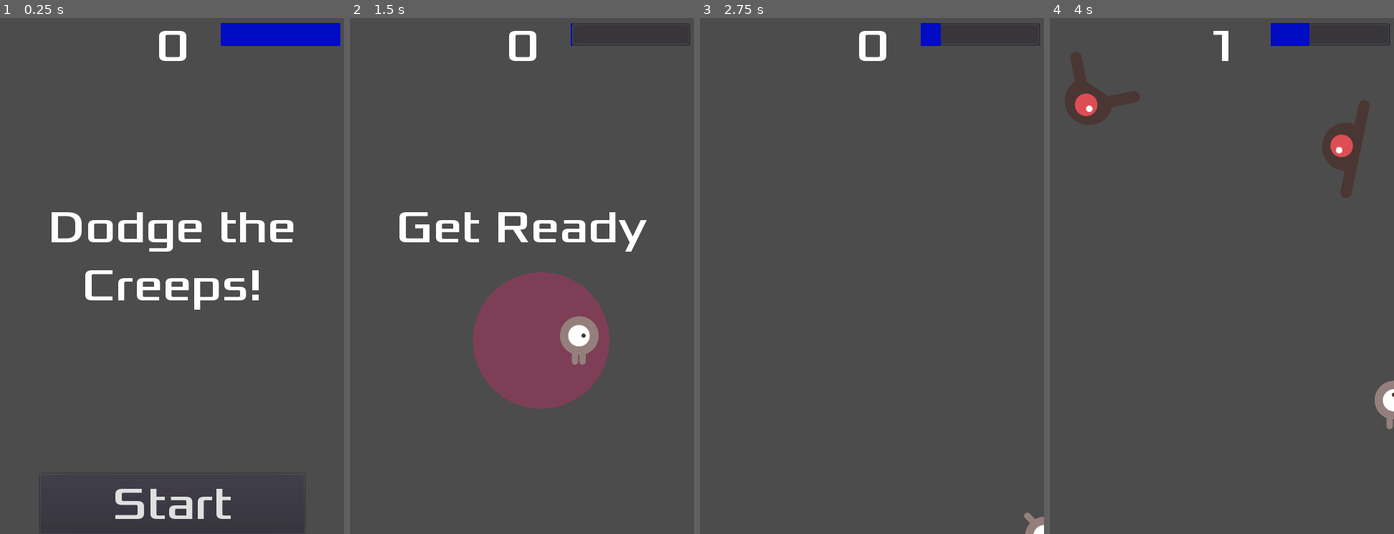
Above: before the commit, frames 1-4 (left to right).
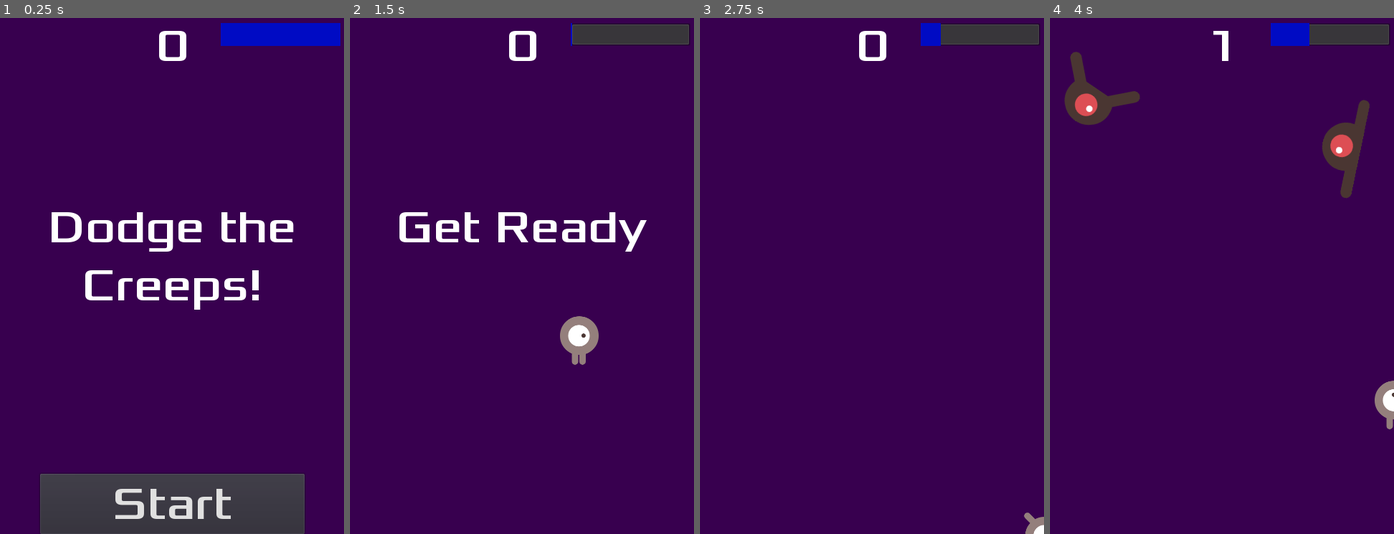
Above: after the commit, the same moments.

Repository: arthurljones/godot_dodge
Game: Godot game, scene res://Main.tscn
Two runs of this game, one before a commit and one after it. Both use one fixed random seed, a clock stepped at 60 frames per second and the inputs below.
Inputs:
- Up to frame 1 (0.25 s): no input
- Up to frame 2 (1.5 s): click "Start" at 0.5 s; tap Enter at 1.25 s; hold Right (move_right) from 1.28 s (still down); tap Space (special) at 1.35 s
- Up to frame 3 (2.75 s): release Right (move_right) at 2.03 s; hold Down (move_down) from 2.03 s (still down); tap Space (special) at 2.1 s
- Up to frame 4 (4 s): release Down (move_down) at 2.78 s; hold Right (move_right) 2.78-3.53 s; tap Space (special) at 2.85, 3.6 s; hold Up (move_up) from 3.53 s (still down)

The runs differ from the first frame. In frame 1, 87% of the frame differs, in the area x 0-100%, y 0-100%; in frame 2, 96%; in frame 3, 98%; in frame 4, 96%.

Commit message:
Finishing touches from tutorial

Diff:
--- a/Hud.gd
+++ b/Hud.gd
@@ -1,20 +1,18 @@
 extends CanvasLayer
 
 signal start_game
-
-# Declare member variables here. Examples:
-# var a = 2
-# var b = "text"
-
 
 # Called when the node enters the scene tree for the first time.
 func _ready():
 	pass # Replace with function body.
 
-
 # Called every frame. 'delta' is the elapsed time since the previous frame.
 #func _process(delta):
 #	pass
+
+func setup():
+	show_message("Dodge the Creeps!")
+	$StartButton.show()
 
 func show_message(text):
     $Message.text = text
--- a/Hud.tscn
+++ b/Hud.tscn
@@ -6,6 +6,12 @@
 [sub_resource type="DynamicFont" id=1]
 size = 64
 font_data = ExtResource( 1 )
+
+[sub_resource type="InputEventAction" id=3]
+action = "special"
+
+[sub_resource type="ShortCut" id=4]
+shortcut = SubResource( 3 )
 
 [sub_resource type="StyleBoxFlat" id=2]
 bg_color = Color( 0, 0.0431373, 0.768627, 1 )
@@ -46,6 +52,7 @@
 margin_top = -84.0
 margin_right = 184.5
 custom_fonts/font = SubResource( 1 )
+shortcut = SubResource( 4 )
 text = "Start"
 
 [node name="MessageTimer" type="Timer" parent="."]
--- a/Main.gd
+++ b/Main.gd
@@ -1,28 +1,35 @@
 extends Node
 
-export (PackedScene) var mob_scene
+export var mob_scene: PackedScene
 var score
 
 # Called when the node enters the scene tree for the first time.
 func _ready():
 	randomize()
+	setup()
 
 # Called every frame. 'delta' is the elapsed time since the previous frame.
 func _process(delta):
 	$HUD.update_special_charge($Player.special_charge)
 
-func game_over():
-	$HUD.show_game_over()
-
-	$ScoreTimer.stop()
-	$MobTimer.stop()
+func setup():
+	set_score(0)
+	get_tree().call_group("mobs", "queue_free")
+	$HUD.setup()
 
 func new_game():
-	set_score(0)
 	$Player.start($StartPosition.position)
 	$StartTimer.start()
 	$HUD.show_message("Get Ready")
-	get_tree().call_group("mobs", "queue_free")
+	$Music.play()
+
+func game_over():
+	$HUD.show_game_over()
+	$Music.stop()
+	$DeathSound.play()
+	$ScoreTimer.stop()
+	$MobTimer.stop()
+	$ResetTimer.start()
 
 func _on_MobTimer_timeout():
 	# Create a new instance of the Mob scene.
@@ -59,3 +66,6 @@
 func set_score(new_score):
 	score = new_score
 	$HUD.update_score(score)
+
+func _on_ResetTimer_timeout():
+	setup()
--- a/Main.tscn
+++ b/Main.tscn
@@ -1,9 +1,11 @@
-[gd_scene load_steps=6 format=2]
+[gd_scene load_steps=8 format=2]
 
 [ext_resource path="res://Main.gd" type="Script" id=1]
 [ext_resource path="res://Mob.tscn" type="PackedScene" id=2]
 [ext_resource path="res://Player.tscn" type="PackedScene" id=3]
 [ext_resource path="res://Hud.tscn" type="PackedScene" id=4]
+[ext_resource path="res://art/House In a Forest Loop.ogg" type="AudioStream" id=5]
+[ext_resource path="res://art/gameover.wav" type="AudioStream" id=6]
 
 [sub_resource type="Curve2D" id=1]
 _data = {
@@ -14,6 +16,11 @@
 script = ExtResource( 1 )
 mob_scene = ExtResource( 2 )
 
+[node name="ColorRect" type="ColorRect" parent="."]
+anchor_right = 1.0
+anchor_bottom = 1.0
+color = Color( 0.219608, 0, 0.309804, 1 )
+
 [node name="Player" parent="." instance=ExtResource( 3 )]
 
 [node name="MobTimer" type="Timer" parent="."]
@@ -22,6 +29,10 @@
 [node name="ScoreTimer" type="Timer" parent="."]
 
 [node name="StartTimer" type="Timer" parent="."]
+wait_time = 2.0
+one_shot = true
+
+[node name="ResetTimer" type="Timer" parent="."]
 wait_time = 2.0
 one_shot = true
 
@@ -36,8 +47,15 @@
 
 [node name="HUD" parent="." instance=ExtResource( 4 )]
 
+[node name="Music" type="AudioStreamPlayer" parent="."]
+stream = ExtResource( 5 )
+
+[node name="DeathSound" type="AudioStreamPlayer" parent="."]
+stream = ExtResource( 6 )
+
 [connection signal="hit" from="Player" to="." method="game_over"]
 [connection signal="timeout" from="MobTimer" to="." method="_on_MobTimer_timeout"]
 [connection signal="timeout" from="ScoreTimer" to="." method="_on_ScoreTimer_timeout"]
 [connection signal="timeout" from="StartTimer" to="." method="_on_StartTimer_timeout"]
+[connection signal="timeout" from="ResetTimer" to="." method="_on_ResetTimer_timeout"]
 [connection signal="start_game" from="HUD" to="." method="new_game"]
--- a/Mob.gd
+++ b/Mob.gd
@@ -1,10 +1,4 @@
 extends RigidBody2D
-
-
-# Declare member variables here. Examples:
-# var a = 2
-# var b = "text"
-
 
 # Called when the node enters the scene tree for the first time.
 func _ready():
--- a/SpecialAttack.gd
+++ b/SpecialAttack.gd
@@ -1,9 +1,4 @@
 extends Area2D
-
-
-# Declare member variables here. Examples:
-# var a = 2
-# var b = "text"
 
 export var animation_param:float = 0.0
 
Not shown: 1 places in Hud.tscn that only renumber resources
